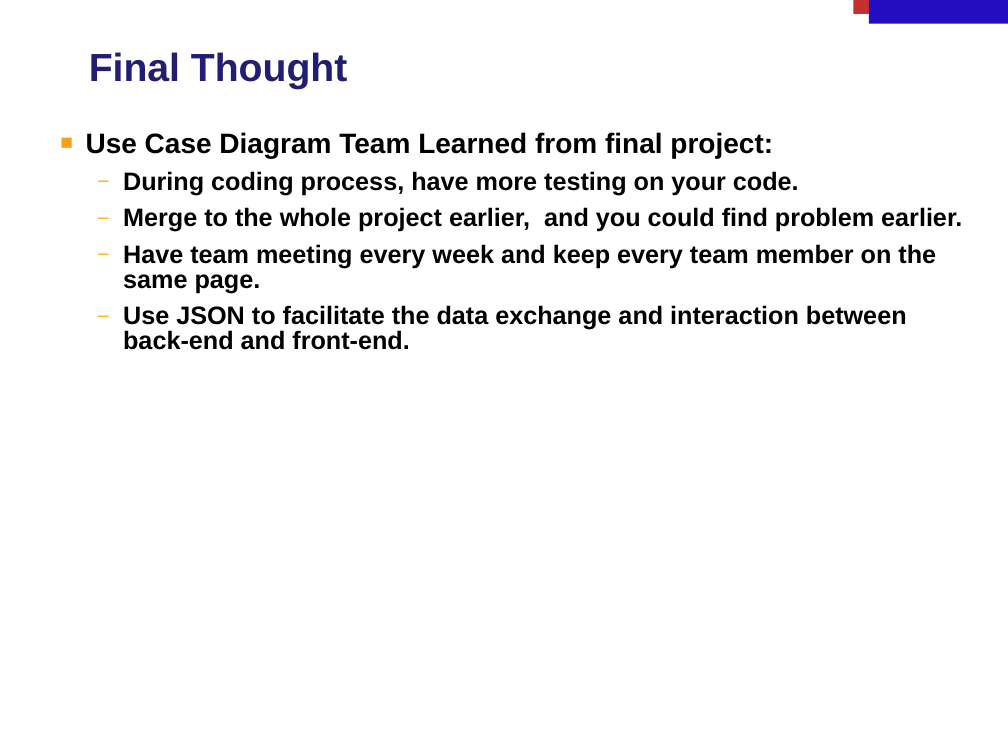
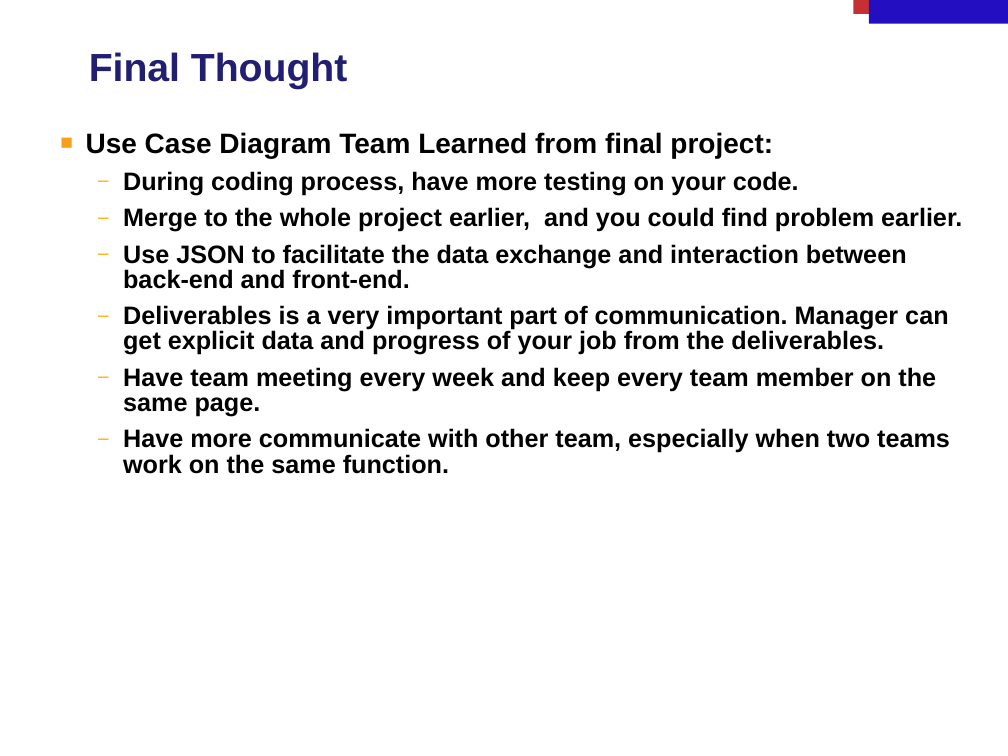
Before and after one commit to lmd59/ClubUMLSpring2014, a slide deck: slide 29 of Documents/2014Spring/Final Presentation ClubUML Spring 2014.pptx. Drawn at 1008x756 pixels with LibreOffice and Linux fonts; fonts in the diff are those of the drawing; background and template pictures are left out. Boxes give left, top, right and bottom in pixels: in the first picture for what was removed or moved away, otherwise in the second. Text is boxed around its words. In the diff, an @@ line names an element or a change of style, - is before the commit and + after.

Commit message:
Updated deck for final presentation

```diff
--- a/Documents/2014Spring/Final Presentation ClubUML Spring 2014.pptx
+++ b/Documents/2014Spring/Final Presentation ClubUML Spring 2014.pptx
@@ text at (x1=123, y1=244, x2=948, y2=355): paragraphs added @@
+  – Use JSON to facilitate the data exchange and interaction between back-end and front-end.
+  – Deliverables is a very important part of communication. Manager can get explicit data and progress of your job from the deliverables.
@@ text at (x1=123, y1=428, x2=950, y2=474): text changed @@
-  – Use JSON to facilitate the data exchange and interaction between back-end and front-end.
+  – Have more communicate with other team, especially when two teams work on the same function.
```
